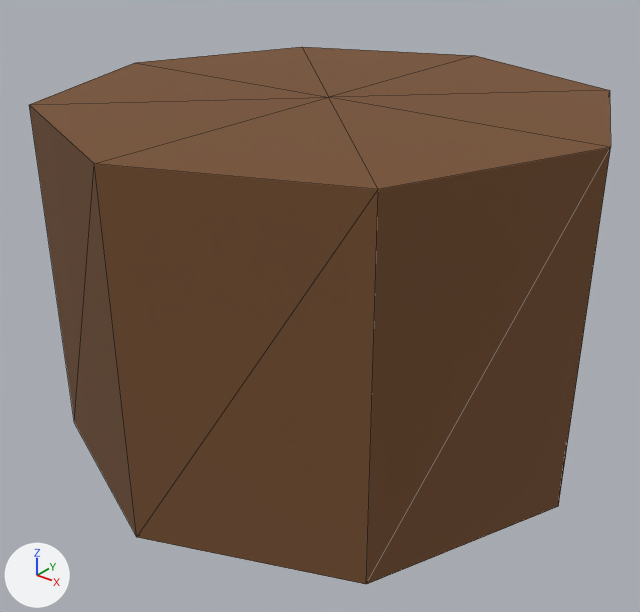
What one commit did to the glTF model data/model/model_20.glb.
One viewpoint serves both versions: a 50 mm camera at (1.129, -1.44, 1.16) aimed at (0.023, -0.058, 0.302). Every picture has the same lights, and +X, +Y and +Z are marked at lower left. The older version comes first. Mesh edges are drawn as thin lines. Vertices at exactly the same position are counted once.

Before the edit, the objects in view are built like this:
```python
me_mesh_0 = bpy.data.meshes.new('Mesh_0')
me_mesh_0.from_pydata(...)  # 20 vertices, 32 faces; spans x -0.6..0.6, y -0.6..0.6, z 0.0..0.75
me_mesh_0.materials.append(mat_material_0)  # picture img_image_0
ob_mesh_0 = bpy.data.objects.new('Mesh_0', me_mesh_0)
ob_mesh_0.location = (0.0, 0.0, 0.0)
```
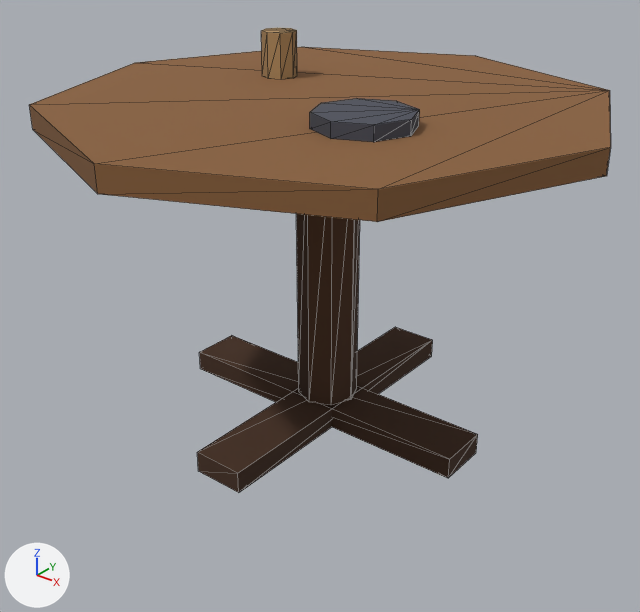
Boxes [x1, y1, x2, y2] around the edits, measured in the pictures (640 x 612 px; the box of a moved part takes in the faces that stretch with it):
'Mesh_0', reshaped (13% shorter): before [29, 47, 611, 584]; after [29, 28, 611, 493]
part 1 of me_mesh_0, added (brown): after [199, 335, 478, 478]
part 2 of me_mesh_0, added (brown): after [197, 327, 433, 493]
part 3 of me_mesh_0, added: after [310, 98, 420, 142]
part 4 of me_mesh_0, added (brown): after [261, 28, 297, 79]
part 5 of me_mesh_0, added (brown): after [296, 214, 360, 405]
part 6 of me_mesh_0, moved or reshaped: before [29, 47, 611, 584]; after [29, 47, 611, 222]

What changed in the scene script:
```text
Change me_mesh_0:
    used by ob_mesh_0; location = (0.0, 0.0, 0.0)
    remove me_mesh_0.from_pydata(...)  # 20 vertices, 32 faces; spans x -0.6..0.6, y -0.6..0.6, z 0.0..0.75
    add me_mesh_0.from_pydata(...)  # 84 vertices, 136 faces; spans x -0.6..0.6, y -0.6..0.6, z 0.0..0.85
    me_mesh_0 part 1: a new loose piece, a box spanning x -0.375..0.375, y -0.06..0.06, z 0.0..0.05, in mat_material_0 (picture img_image_0)
    me_mesh_0 part 2: a new loose piece, a box spanning x -0.06..0.06, y -0.375..0.375, z 0.0..0.05, in mat_material_0 (picture img_image_0)
    me_mesh_0 part 3: a new loose piece, an 8-sided cylinder along z spanning x 0.1..0.3, y -0.25..-0.05, z 0.75..0.78, in mat_material_0 (picture img_image_0)
    me_mesh_0 part 4: a new loose piece, an 8-sided cylinder along z spanning x -0.26..-0.18, y 0.06..0.14, z 0.75..0.85, in mat_material_0 (picture img_image_0)
    me_mesh_0 part 5: a new loose piece of 18 vertices spanning x -0.07..0.07, y -0.07..0.07, z 0.05..0.7, in mat_material_0 (picture img_image_0)
    me_mesh_0 part 6
    11 vertices are removed from x -0.6..0.6, y -0.6..0.6, z 0.0..0.75
    32 faces are deleted
    9 new vertices lie (0.0, 0.0, -0.05) away from vertices in x -0.6..0.6, y -0.6..0.6, z 0.75
    28 new faces join them
```
